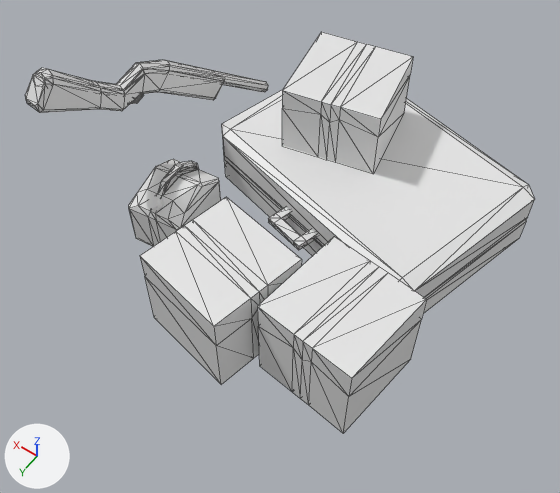
A saved change to the glTF model src/assets/models/passengerProps.gltf.
One viewpoint serves both versions: a 50 mm lens placed at (-1.39, 1.02, 3.08), pointed at (0.22, -1.23, -0.46). The axes (+X, +Y, +Z) are drawn at lower left. The lights are the same throughout. Mesh edges are drawn as thin lines on the coarser meshes. Where no turn or scale is listed for an object, it has been applied to the vertices.

In view in the first picture: 'Grid.001', 'gun', 'jerryCanBase', 'packingBox', 'packingBox.001', 'packingBox.002', 'suitcaseBase'.
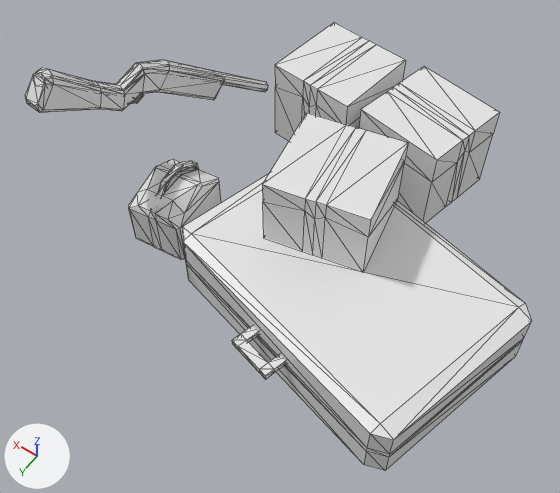
What the commit changed:
Object 'packingBox' (ob_packingbox) moves from (-0.357, -0.98, -0.547) to (0.693, -2.59, -0.547).
Object 'packingBox.001' (ob_packingbox_001) moves from (0.34, -0.853, -0.561) to (-0.016, -2.536, -0.561).
Object 'suitcaseBase' (ob_suitcasebase) moves from (0.155, -2.148, -0.666) to (-0.2, -1.321, -0.666).
Object 'Grid.001' (ob_grid_001) moves from (0.301, -1.577, -0.617) to (-0.054, -0.75, -0.617).
Object 'packingBox.002' (ob_packingbox_002) moves from (0.44, -2.271, -0.226) to (0.089, -1.589, -0.226).

What differs and where, as boxes [x1, y1, x2, y2] in the pictures (560 x 493 px):
'suitcaseBase', moved
    before: [221, 90, 535, 314]
    after: [182, 174, 532, 470]
'packingBox', moved
    before: [257, 237, 427, 433]
    after: [275, 23, 406, 141]
'packingBox.001', moved
    before: [140, 197, 302, 385]
    after: [359, 66, 500, 223]
'packingBox.002', moved
    before: [282, 32, 413, 173]
    after: [262, 113, 408, 272]
'Grid.001', moved
    before: [268, 207, 316, 250]
    after: [232, 326, 286, 380]
